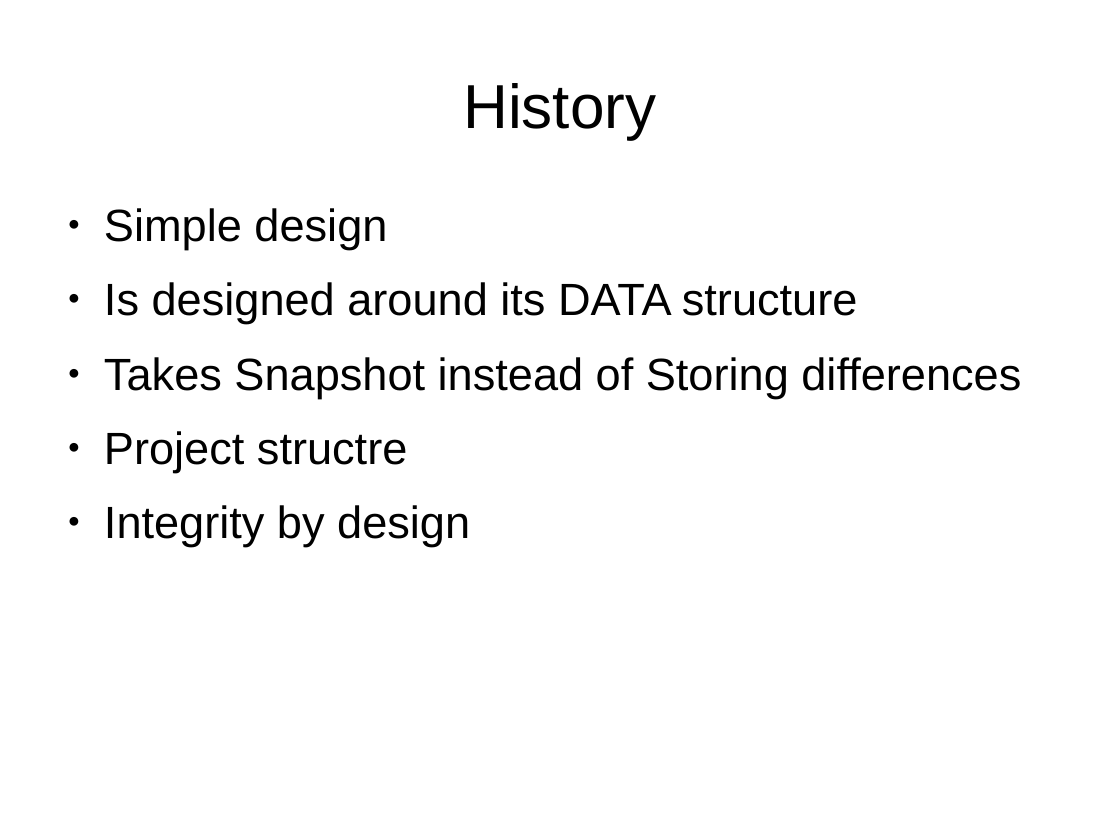
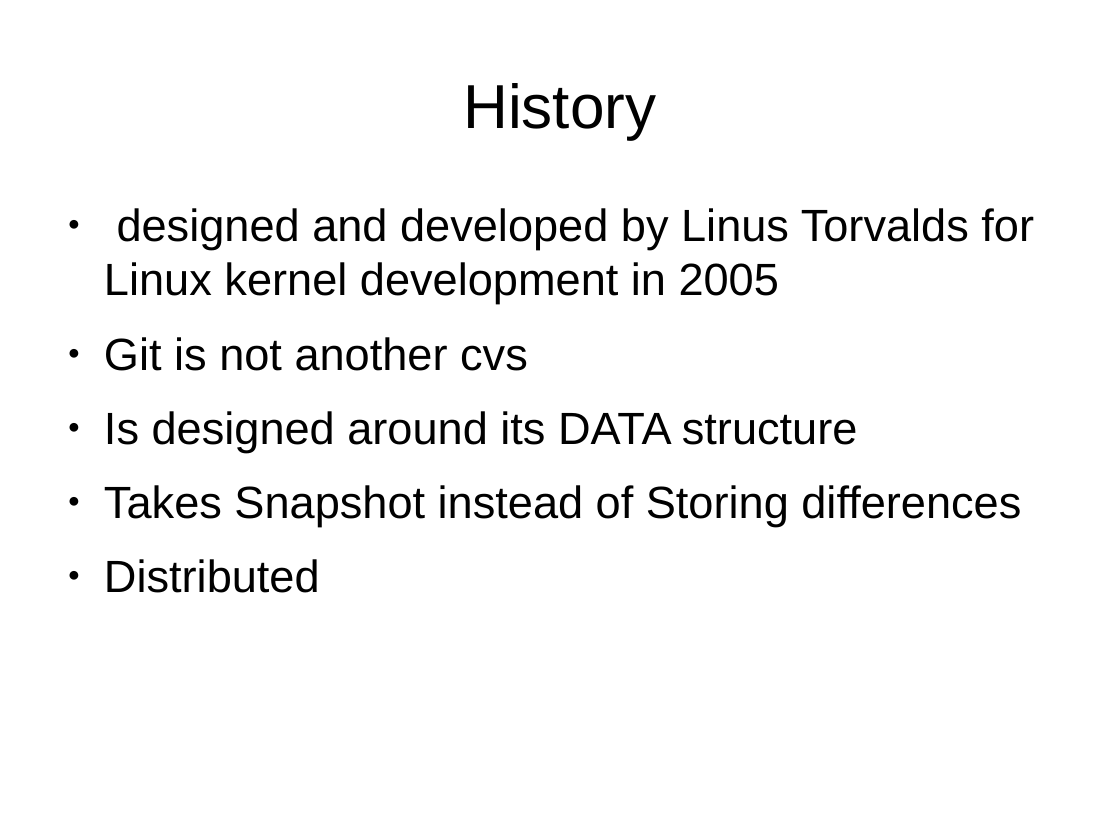
Before and after one commit to aminhjz-old/learngitthehardway, a slide deck: slide 2 of learngitthehardway.odp. Drawn at 1120x840 pixels with LibreOffice and Linux fonts; fonts in the diff are those of the drawing. Boxes give left, top, right and bottom in pixels: in the first picture for what was removed or moved away, otherwise in the second. Text is boxed around its words. In the diff, an @@ line names an element or a change of style, - is before the commit and + after.

Commit message:
added history to presentation

```diff
--- a/learngitthehardway.odp
+++ b/learngitthehardway.odp
@@ text at [104, 208, 1034, 371]: text changed @@
-● Simple design
+● designed and developed by Linus Torvalds for Linux kernel development in 2005
+● Git is not another cvs
@@ text at [104, 559, 320, 593]: text changed @@
-● Project structre
-● Integrity by design
+● Distributed
```
Also in this commit, not shown: 1 slide added, 1 other file.
